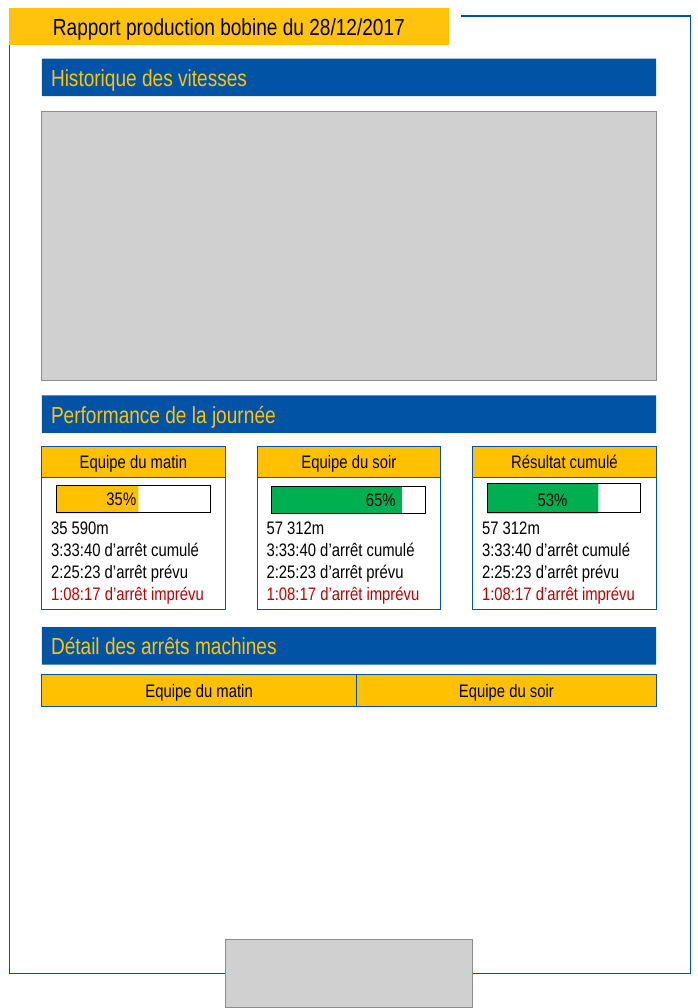
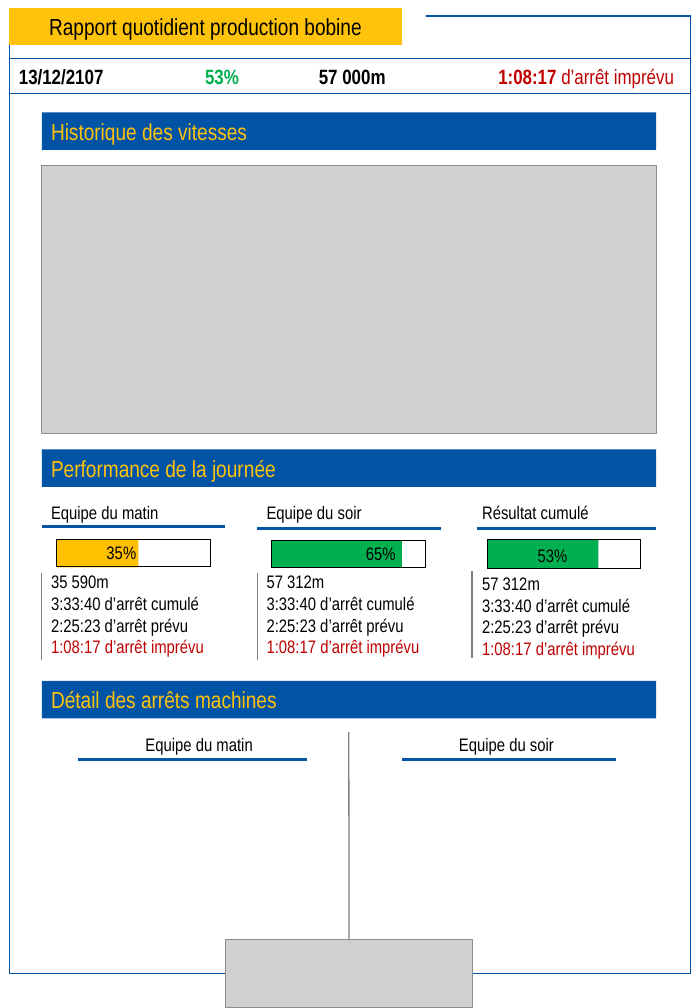
Before and after one commit to Audric-Dune/mondon-client, a slide deck: slide 1 of assets/original/model_rapport.pptx. Drawn at 698x1008 pixels with LibreOffice and Linux fonts; fonts in the diff are those of the drawing; grey boxes stand for pictures. Boxes give left, top, right and bottom in pixels: in the first picture for what was removed or moved away, otherwise in the second. Text is boxed around its words. In the diff, an @@ line names an element or a change of style, - is before the commit and + after.

Commit message:
update model rapport

```diff
--- a/assets/original/model_rapport.pptx
+++ b/assets/original/model_rapport.pptx
@@ rectangle: place and size @@
-rectangle at (0,8,461,45)
+rectangle at (0,8,425,45)
@@ rectangle "Rapport quotidient production bobine": place and size @@
-rectangle "Rapport quotidient production bobine" at (9,8,449,45)
+rectangle "Rapport quotidient production bobine" at (9,8,402,45)
@@ text in rectangle at (49,18,361,40): text changed @@
-Rapport production bobine du 28/12/2017
+Rapport quotidient production bobine
@@ rectangle added at (9,59,691,93), outline #0053A5 0.75 pt, 16 pt, text #C00000, bold @@
+13/12/2107 53% 57 000m 1:08:17 d’arrêt imprévu
@@ 3 texts: place and size @@
-3 texts at (42,446,656,477)
+3 texts at (51,505,589,523)
@@ alignment centre to left; fill #FFC000 to none; outline #0053A5 0.75 pt to none in 3 elements at (51,506,158,523), (267,506,362,523), (482,505,589,519) @@
@@ line added from (42, 527) to (225, 527), #0053A5 2.25 pt @@
@@ line added from (258, 529) to (440, 529), #0053A5 2.25 pt @@
@@ outline #0053A5 0.75 pt to none in 3 elements at (51,575,204,657), (267,575,420,657), (482,577,635,659) @@
@@ line added from (477, 529) to (656, 529), #0053A5 2.25 pt @@
@@ 9 rectangles, 8 texts, 1 picture: place and size @@
-9 rectangles, 8 texts, 1 picture at (42,59,656,706)
+9 rectangles, 8 texts, 1 picture at (42,113,656,755)
@@ line added from (42, 660) to (42, 573), #808080 1 pt @@
@@ line added from (258, 660) to (258, 573), #808080 1 pt @@
@@ line added from (472, 658) to (472, 571), #808080 1 pt @@
@@ text "Equipe du matin" at (145,738,252,755): fill #FFC000 to none; outline #0053A5 0.75 pt to none @@
@@ line added from (349, 940) to (349, 732), #808080 1 pt @@
@@ text "Equipe du soir" at (459,738,554,755): fill #FFC000 to none; outline #0053A5 0.75 pt to none @@
@@ line added from (78, 760) to (307, 760), #0053A5 2.25 pt @@
@@ line added from (402, 760) to (615, 760), #0053A5 2.25 pt @@
```
Also in this commit, not shown: 1 other file.
